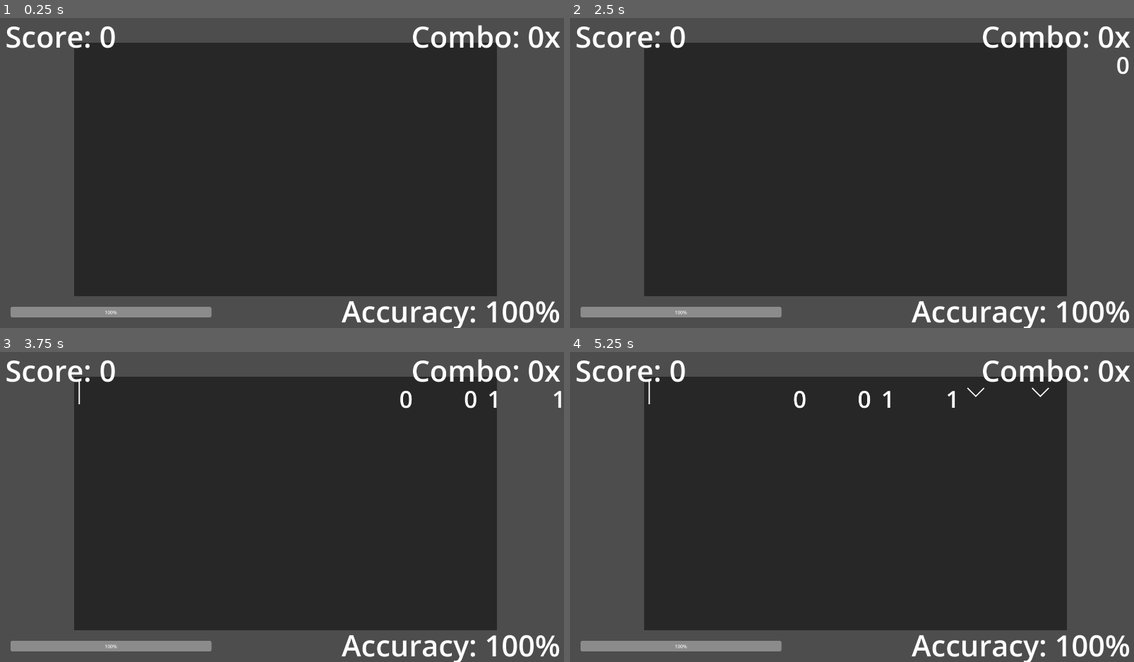
Above: before the commit, frames 1-4 (two rows, left to right).
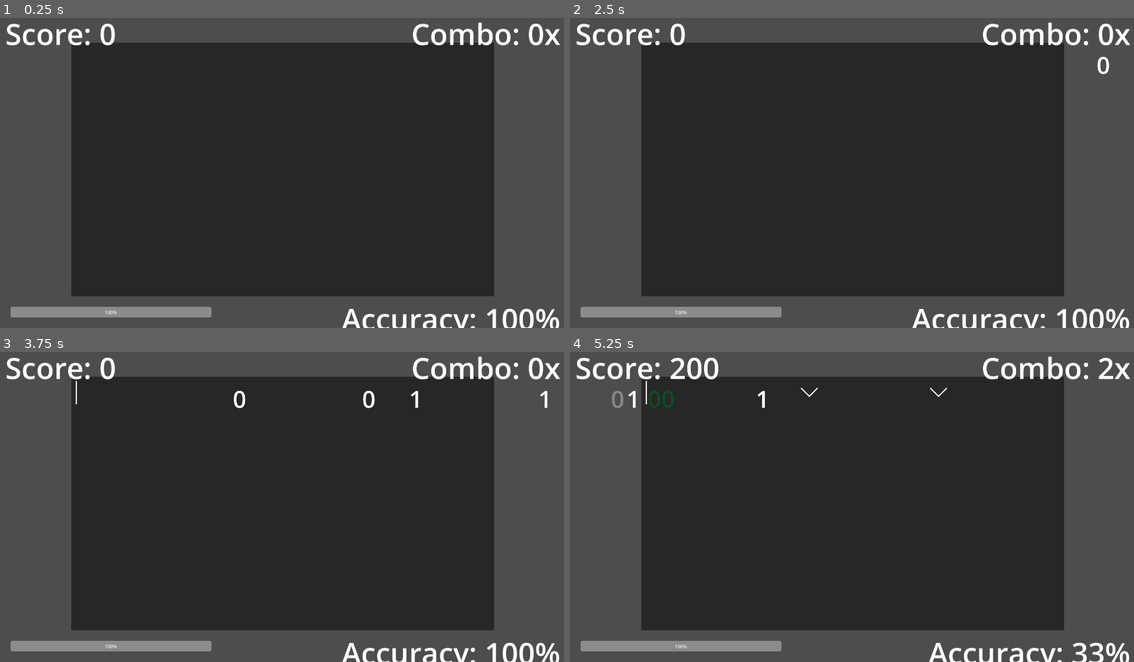
Above: after the commit, the same moments.

Repository: joeljanzen/Bitstreamer
Game: Godot game, scene res://Scenes/test_level.tscn
The game is run twice, just before and just after one commit, with the same random seed, the same clock (stepped at 60 frames per second) and the same inputs.
Inputs:
- Up to frame 1 (0.25 s): no input
- Up to frame 2 (2.5 s): tap Enter (enter) at 0.5, 1.55, 2.1 s; tap 0 (0 bit) at 0.6 s; tap 1 (1 bit) at 0.8, 1.35 s; tap Q (spawn 0 bit) at 2.3 s
- Up to frame 3 (3.75 s): tap Q (spawn 0 bit) at 2.85 s; tap W (spawn 1 bit) at 3.05, 3.6 s
- Up to frame 4 (5.25 s): tap E (spawn enter) at 3.8, 4.35 s; tap 0 (0 bit) at 4.55, 5.1 s

The runs differ from the first frame. In frame 1, 3.4% of the frame differs, in the area x 1-100%, y 1-100%; in frame 2, 3.5%; in frame 3, 3.8%; in frame 4, 4.3%.

Commit message:
Fixed fast moving bits crash
When a bit goes offscreen, if it was still within the clickable window it would not be removed from the stream of incoming bits, in which case it would try to be accessed after it has been deleted. Now the play area just receives a signal when a bit has been missed

Diff:
--- a/Scenes/level_ui.tscn
+++ b/Scenes/level_ui.tscn
@@ -16,9 +16,9 @@
 
 [node name="Score" type="RichTextLabel" parent="CanvasLayer" unique_id=926045344]
 offset_left = 18.0
-offset_top = 18.0
+offset_top = 9.0
 offset_right = 1152.0
-offset_bottom = 126.0
+offset_bottom = 117.0
 theme = ExtResource("1_gw16p")
 theme_override_font_sizes/normal_font_size = 100
 text = "Score: 0"
@@ -27,9 +27,9 @@
 
 [node name="Accuracy" type="RichTextLabel" parent="CanvasLayer" unique_id=688530627]
 offset_left = 738.0
-offset_top = 954.0
+offset_top = 980.0
 offset_right = 1908.0
-offset_bottom = 1062.0
+offset_bottom = 1081.0
 theme = ExtResource("1_gw16p")
 theme_override_font_sizes/normal_font_size = 100
 text = "Accuracy: 100%"
@@ -39,9 +39,9 @@
 
 [node name="Combo" type="RichTextLabel" parent="CanvasLayer" unique_id=286627677]
 offset_left = 1152.0
-offset_top = 18.0
+offset_top = 9.0
 offset_right = 1908.0
-offset_bottom = 126.0
+offset_bottom = 117.0
 theme = ExtResource("1_gw16p")
 theme_override_font_sizes/normal_font_size = 100
 text = "Combo: 0x"
--- a/Scenes/test_level.tscn
+++ b/Scenes/test_level.tscn
@@ -11,4 +11,4 @@
 [node name="LevelUI" parent="." unique_id=1794658101 instance=ExtResource("7_xq3o0")]
 
 [node name="PlayArea" parent="." unique_id=1773739756 instance=ExtResource("2_dtjkg")]
-position = Vector2(270, 162)
+position = Vector2(260, 162)
--- a/Scripts/Gameplay/bit.gd
+++ b/Scripts/Gameplay/bit.gd
@@ -2,12 +2,19 @@
 extends Node2D
 ## a bit to send to the player
 
-@onready var _label = $BitLabel
-@onready var _sprite = $Sprite2D
-@onready var timer = $Timer
+
+@onready var _label: Label = $BitLabel
+@onready var _sprite: Sprite2D = $Sprite2D
+@onready var _timer: Timer = $Timer
 
 static var bit_font: Theme = load("res://Resources/Themes/bit_font.tres")
 static var bit_fade_effect = true
+
+enum miss_effect_type {MOVE_OFFSCREEN, DISAPPEAR, FADE_OUT}
+## the effect that plays when a bit is missed.
+## FADE_OUT does the same as disappear unless bit_fade_effect is enabled
+static var miss_effect: miss_effect_type = miss_effect_type.DISAPPEAR
+
 
 ## default bit speed
 const DEFAULT_SPEED = 500
@@ -21,12 +28,16 @@
 var _starting_x = ProjectSettings.get_setting("display/window/size/viewport_width") + Bit.get_width()
 ## the value of the bit (false is 0, true is 1)
 var _value: BitType.Type
+## the x position of the cursor
+var _cursor_x: float
 ## the speed at which the bit travels across the screen
-var _speed
+var _speed: int
 ## how much damage missing this bit does
-var _damage
-## if bit_fade_effect is true, this bool triggers that when true
-var _clicked_bit = false
+var _damage: int
+## dictates if it should start fading if bit_fade_effect is enabled
+var _fade_bit = false
+## if the bit has been missed (and isn't deleted yet)
+var _is_missed = false
 
 
 func _ready() -> void:
@@ -43,7 +54,7 @@
 
 
 func _process(delta: float) -> void:
-	if !_clicked_bit || !bit_fade_effect:
+	if !_fade_bit || !bit_fade_effect:
 		position.x -= _speed * delta
 	elif bit_fade_effect:
 		# decrease alpha value (opacity)
@@ -52,17 +63,31 @@
 		else:
 			modulate.a -= CLICKED_FADE_SPEED * delta
 
+	# bit is missed
+	if !_is_missed && PerformanceCalculator.is_missed(get_accuracy()):
+		Signals.miss.emit(_damage)
+		_is_missed = true
+
+		match miss_effect:
+			miss_effect_type.DISAPPEAR:
+				queue_free()
+			miss_effect_type.FADE_OUT:
+				kill()
+
 	# bit is offscreen
 	if position.x < -Bit.get_width():
-		Signals.miss.emit(_damage)
+		if !_is_missed:
+			Signals.miss.emit(_damage)
 		queue_free()
 
 
 ## set bit data before appending to scene.
+## cursor x position is used for accuracy calculations.
 ## a default speed and damage will be set if no values are provided
-func create(value: BitType.Type, y_pos: int, speed: int = DEFAULT_SPEED,
+func create(value: BitType.Type, y_pos: int, cursor_x: float, speed: int = DEFAULT_SPEED,
 	damage: int = DEFAULT_DAMAGE) -> void:
 	_value = value
+	_cursor_x = cursor_x
 	_speed = speed
 	_damage = damage
 	position = Vector2(_starting_x, y_pos)
@@ -70,8 +95,8 @@
 
 ## try to click the bit, returning if the player did.
 ## if not, the bit keeps going and can try to be clicked again
-func click(cursor_x: float, value: BitType.Type) -> bool:
-	var accuracy = get_accuracy(cursor_x)
+func click(value: BitType.Type) -> bool:
+	var accuracy = get_accuracy()
 
 	if PerformanceCalculator.is_clickable(accuracy):
 		# successfully clicked
@@ -86,6 +111,7 @@
 			# take damage and lose combo, as if you missed the bit
 			elif get_value() == BitType.Type.ZERO || get_value() == BitType.Type.ONE:
 				Signals.miss.emit(_damage)
+				_is_missed = true
 
 		kill()
 		return true
@@ -93,35 +119,22 @@
 		return false
 
 
-## the game clicked the bit for you! (combo breaks and you don't get score)
-func auto_click() -> void:
-	Signals.miss.emit(0) # works like a miss but you take no damage
-	kill()
-
-
 ## get rid of the bit (either right away, or let it fade away)
 func kill() -> void:
+	_timer.paused = true
 	if bit_fade_effect:
-		_clicked_bit = true
+		_fade_bit = true
 	else:
 		queue_free()
 
 
-## returns if the bit has been missed (it has passed the clickable window)
-func missed(cursor_x: float) -> bool:
-	return PerformanceCalculator.is_missed(get_accuracy(cursor_x))
-
-
 ## get the accuracy of clicking the bit right now, in milliseconds off the perfect cursor click.
 ## a positive value is early by that many milliseconds, and a negative value is late
-func get_accuracy(cursor_x: float) -> int:
-	var time_to_click = timer.wait_time - timer.time_left
-	#print("time to current: %s" % time_to_click)
-
-	var distance_to_cursor = _starting_x - cursor_x # in pixels
+func get_accuracy() -> int:
+	var time_to_click = _timer.wait_time - _timer.time_left
+	var distance_to_cursor = _starting_x - _cursor_x # in pixels
 	var time_to_cursor = distance_to_cursor / _speed # speed is in pixels per second, so we get seconds back
 	var error_milliseconds: int = round((time_to_cursor - time_to_click) * 1000)
-	#print("calculated time to cursor (seconds): %s" % time_to_cursor)
 	#print("calculated milliseconds off perfect click: %s" % error_milliseconds)
 	return error_milliseconds
 
--- a/Scripts/Gameplay/play_area.gd
+++ b/Scripts/Gameplay/play_area.gd
@@ -5,6 +5,8 @@
 @onready var bit_label = $BitLabel
 @onready var bit = preload("res://Scenes/bit.tscn")
 
+## speed of manually spawned bits
+const DEBUG_BIT_SPEED = 800
 ## the last line before the cursor resets back to the top, clearing the bit_label
 const MAX_LINE_NUM = 10
 
@@ -23,6 +25,7 @@
 
 
 func _ready() -> void:
+	Signals.miss.connect(missed_bit)
 	bit_label.add_theme_color_override("default_color", Color(entered_bit_color))
 
 
@@ -46,27 +49,19 @@
 	if Input.is_action_just_released("0 bit") || Input.is_action_just_released("1 bit"):
 		cursor.play("flicker")
 
-	# check if the next bit in the stream has been missed
-	if !bit_stream.is_empty() && bit_stream[0].missed(cursor.global_position.x):
-		var missed = bit_stream.pop_front()
-		# still clicks enter if you miss it
-		if missed.get_value() == BitType.Type.ENTER:
-			missed.auto_click()
-			click_enter()
-
 	# DEBUG
 	if Input.is_action_just_pressed("spawn 0 bit"):
-		send_bit(BitType.Type.ZERO, 400)
+		send_bit(BitType.Type.ZERO, DEBUG_BIT_SPEED)
 	elif Input.is_action_just_pressed("spawn 1 bit"):
-		send_bit(BitType.Type.ONE, 400)
+		send_bit(BitType.Type.ONE, DEBUG_BIT_SPEED)
 	elif Input.is_action_just_pressed("spawn enter"):
-		send_bit(BitType.Type.ENTER, 400)
+		send_bit(BitType.Type.ENTER, DEBUG_BIT_SPEED)
 
 
 ## send a bit down the current line
 func send_bit(value: BitType.Type, speed: int):
-	var new_bit = bit.instantiate()
-	new_bit.create(value, cursor.global_position.y, speed)
+	var new_bit: Bit = bit.instantiate()
+	new_bit.create(value, cursor.global_position.y, cursor.global_position.x, speed)
 	get_tree().root.call_deferred("add_child", new_bit)
 	bit_stream.push_back(new_bit)
 
@@ -75,12 +70,13 @@
 ## returns true if the click worked
 func click_bit(value: BitType.Type) -> bool:
 	if !bit_stream.is_empty():
-		var curr_bit = bit_stream[0]
+		var curr_bit: Bit = bit_stream[0]
 
-		if curr_bit.click(cursor.global_position.x, value): # if this isn't true, bit is not clickable
-			bit_stream.pop_front()
+		if curr_bit.click(value): # if this isn't true, bit is not clickable
+			var correct_click = curr_bit.get_value() == value
+			if correct_click: # will be popped off in the missed_bit func otherwise
+				bit_stream.pop_front()
 
-			var correct_click = curr_bit.get_value() == value
 			match value:
 				BitType.Type.ZERO:
 					click_zero(correct_click)
@@ -89,40 +85,63 @@
 				BitType.Type.ENTER:
 					click_enter()
 			return true
-	return false
+	return false # bit stream was empty
+
+
+## missed a bit, so remove from stream
+func missed_bit(_damage):
+	var missed: Bit = bit_stream.pop_front()
+
+	match missed.get_value():
+		BitType.Type.ZERO:
+			miss_zero_one()
+		BitType.Type.ONE:
+			miss_zero_one()
+		BitType.Type.ENTER:
+			miss_enter()
 
 # updating the play area in response to inputs
 # including animations and sounds
 
-## the animations and sounds that trigger when missing a zero or one bit
+## the animations and sounds that trigger when miss-clicking a zero or one bit
 func miss_click_zero_one() -> void:
 	cursor.play("click")
 
 
-## the animations and sounds that trigger when missing an enter bit
+## the animations and sounds that trigger when miss-clicking an enter bit
 func miss_click_enter() -> void:
 	cursor.play("cannot_enter")
+
+
+## the animations and sounds that trigger when missing a zero or one bit.
+## WARNING: this will also trigger if there is an incorrect bit click
+func miss_zero_one():
+	pass
+
+
+## the animations and sounds that trigger when entirely missing an enter bit
+func miss_enter():
+	#literally the same for now (will play different sound and animation later)
+	click_enter()
 
 
 ## the animations and sounds that trigger when clicking a zero bit
 ## (different outcome depending on correct or incorrect click)
 func click_zero(correct_click: bool):
+	cursor.play("click")
 	if correct_click:
-		cursor.play("click")
 		bit_label.text += "0"
 	else:
-		cursor.play("back_click")
 		bit_label.text += "[color=%s]0[/color]" % incorrect_bit_color
 
 
 ## the animations and sounds that trigger when clicking a one bit
 ## (different outcome depending on correct or incorrect click)
 func click_one(correct_click: bool):
+	cursor.play("click")
 	if correct_click:
-		cursor.play("click")
 		bit_label.text += "1"
 	else:
-		cursor.play("back_click")
 		bit_label.text += "[color=%s]1[/color]" % incorrect_bit_color
 
 
--- a/Scripts/Global/performance_calculator.gd
+++ b/Scripts/Global/performance_calculator.gd
@@ -11,10 +11,7 @@
 var good_click_range = 150
 ## how many milliseconds + or - a perfect click is actually clickable
 ## (gives a bad score within this range).
-## WARNING: if this range is too long, the enter bit, which is supposed to be auto clicked once
-## it's outside of this range, will not be autoclicked before it goes offscreen and bad things
-## will happen
-var clickable_range = 500
+var clickable_range = 150 # 500 by default
 ## holds statistics for the current level
 var statistics: LevelStatistics
 
@@ -30,10 +27,10 @@
 	return abs(accuracy) <= clickable_range
 
 
-## returns if a click has been missed entirely,
+## returns if a click is past the cursor and not clickable,
 ## given accuracy in milliseconds off the perfect click
 func is_missed(accuracy: float) -> bool:
-	return !is_clickable(accuracy) && accuracy < 0 # a negative accuracy means the bit has passed the cursor already
+	return accuracy < 0 && !is_clickable(accuracy)
 
 
 ## calculate the score to gain on a correct click,
--- a/Scripts/Global/signals.gd
+++ b/Scripts/Global/signals.gd
@@ -7,9 +7,3 @@
 ## a bit has been missed.
 ## provides the damage that is dealt as a result
 signal miss(damage: int)
-
-# this may not be used idk
-## a bit has been incorrectly clicked.
-## provides the base damage that is dealt as a result
-## (this will be multiplied by some value depending on level difficulty)
-signal incorrect_click(damage: int)
--- a/Scripts/UI/level_ui.gd
+++ b/Scripts/UI/level_ui.gd
@@ -25,26 +25,24 @@
 	_score_label.text = "Score: %d" % _score
 	_combo += 1
 	_max_combo = max(_combo, _max_combo)
+	_combo_label.text = "Combo: %dx" % _combo
 
-	_combo_label.text = "Combo: %dx" % _combo
 	update_acc()
 
 
 ## the player missed a bit
 func missed(damage: int) -> void:
-	# break combo
 	_combo = 0
 	_combo_label.text = "Combo: %dx" % _combo
-	# take damage
 	_health_bar.value -= damage
+
 	update_acc()
 
 
 ## update player accuracy
 func update_acc():
-	# update accuracy
 	_max_accuracy += PerformanceCalculator.PERFECT_CLICK_SCORE
-	_accuracy = float(_score) / _max_accuracy * 100 # only works if score does not increase with combo
+	_accuracy = float(_score) / _max_accuracy * 100 # only works if score does not increase with higher combo!
 	_accuracy_label.text = "Accuracy: %d%%" % _accuracy
 
 
